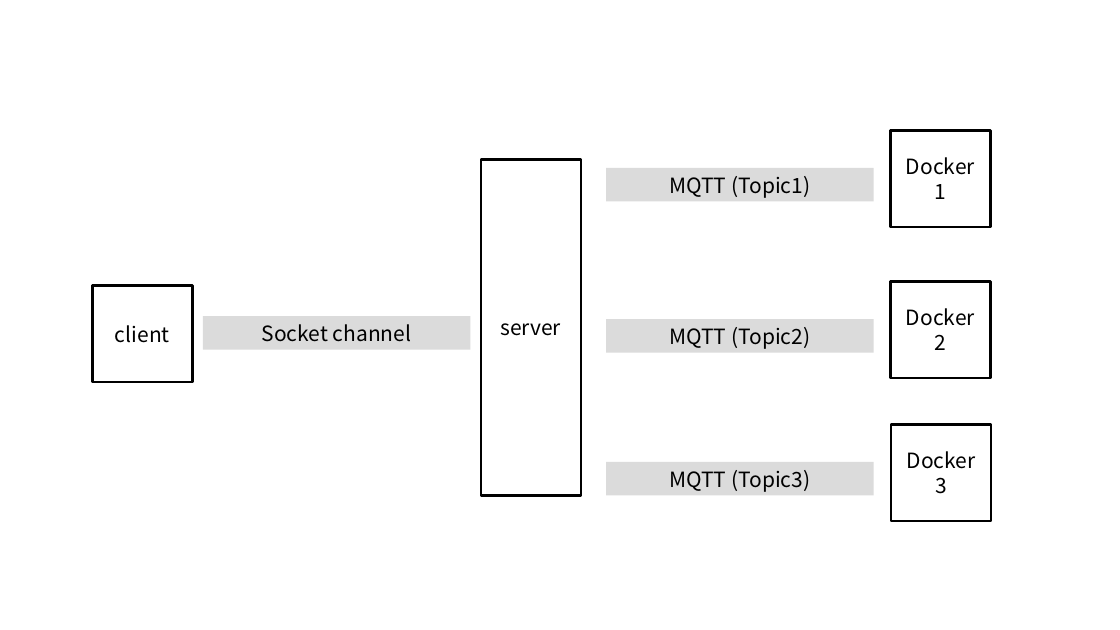
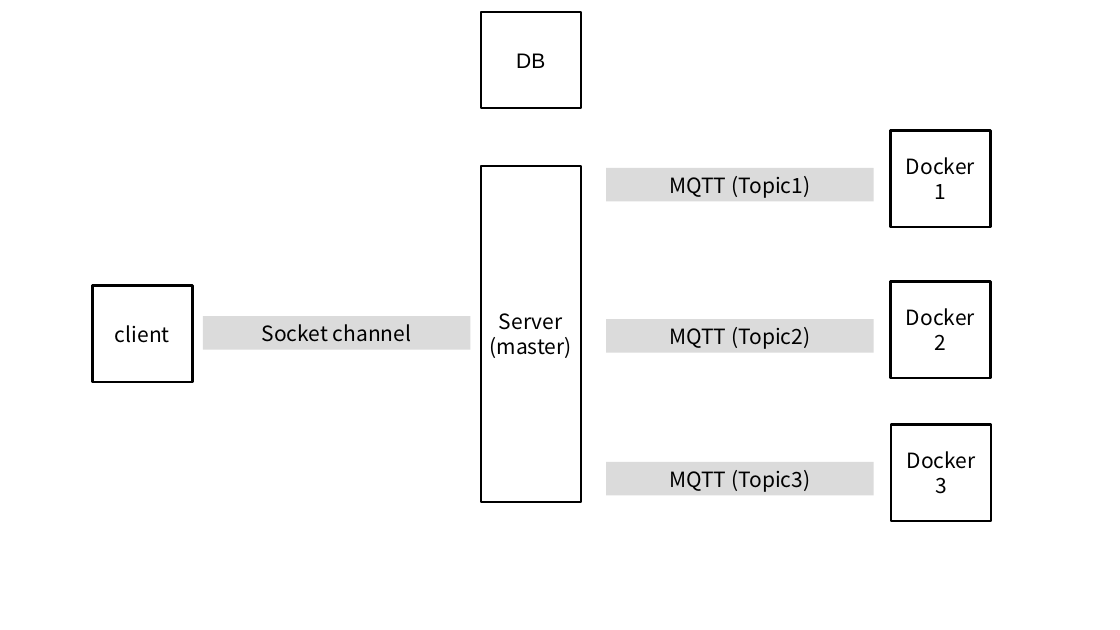
Before and after one commit to Mishuni/ochestration_for_docker, a slide deck: slide 6 of FiveStarts_app.pptx (slide 5 before the commit). Drawn at 1120x630 pixels with LibreOffice and Linux fonts; fonts in the diff are those of the drawing. Boxes give left, top, right and bottom in pixels: in the first picture for what was removed or moved away, otherwise in the second. Text is boxed around its words. In the diff, an @@ line names an element or a change of style, - is before the commit and + after.

Commit message:
update ppt

```diff
--- a/FiveStarts_app.pptx
+++ b/FiveStarts_app.pptx
@@ rectangle added at <box>481,12,581,108</box>, fill #FFFFFF, outline #000000 2 pt, 18 pt, text #000000 @@
+DB
@@ rectangle "Server": place and size @@
-rectangle "Server" at <box>481,160,581,496</box>
+rectangle "Server" at <box>481,166,581,502</box>
@@ text in rectangle at <box>490,313,572,358</box>: text changed @@
-server
+Server
+(master)
```
Also in this commit, not shown: 2 slides added, 2 slides removed.
